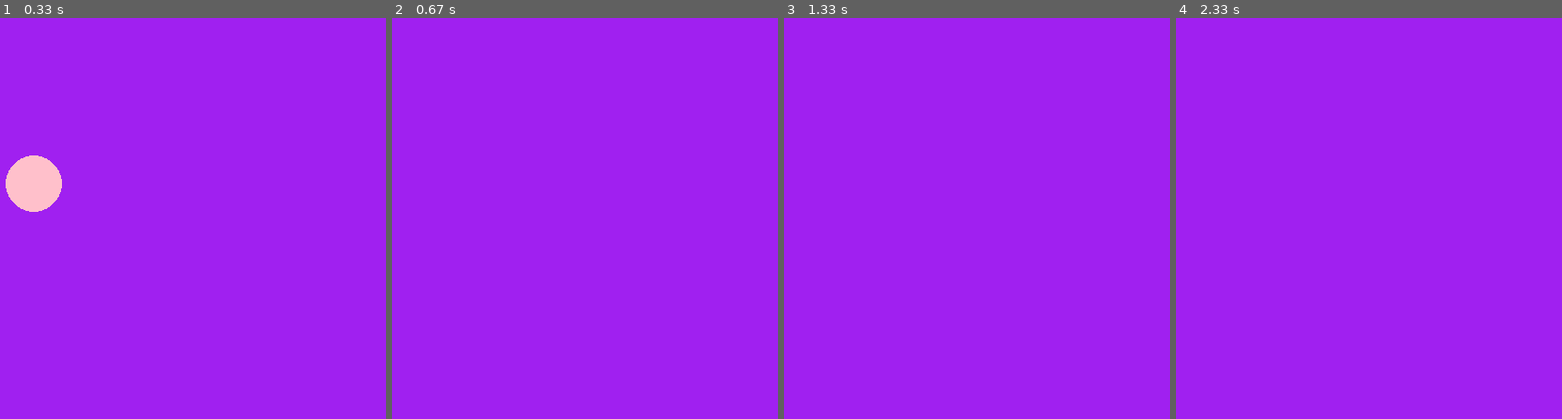
Above: before the commit, frames 1-4 (left to right).
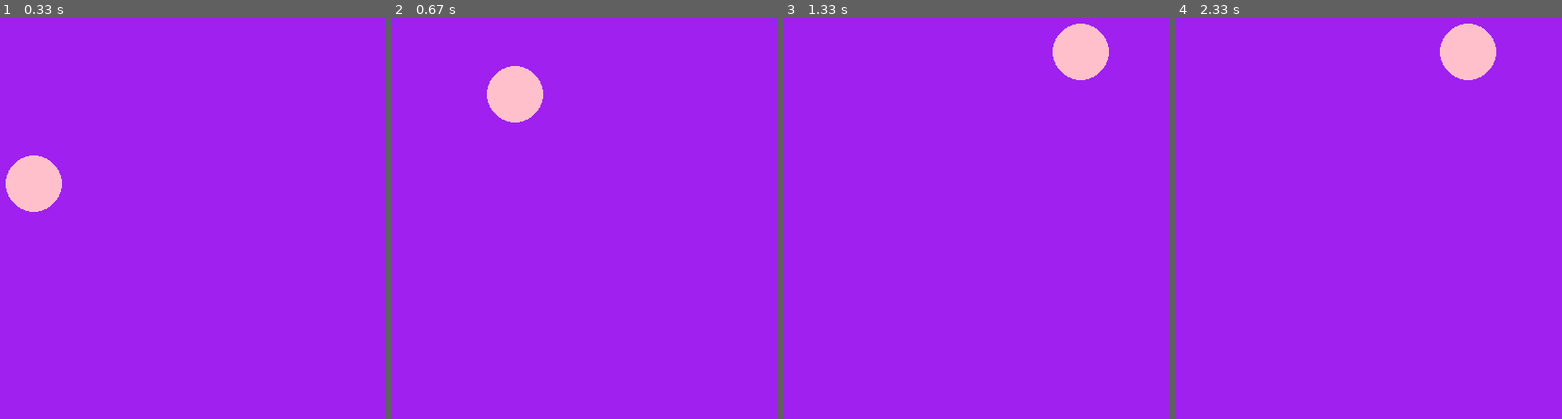
Above: after the commit, the same moments.

Repository: Romaric250/py-game
Game: pygame game, started from app.py
Same seed, same stepped clock (60 frames per second), same inputs: the game is played once before the commit and once after it.
Inputs:
- Up to frame 1 (0.33 s): no input
- Up to frame 2 (0.67 s): hold M from 0.33 s (still down); hold D from 0.33 s (still down)
- Up to frame 3 (1.33 s): release M at 0.8 s; release D at 0.8 s; hold D 0.83-1.3 s
- Up to frame 4 (2.33 s): hold D 1.33-1.8 s; hold A from 1.83 s (still down)

Frame 1 is identical in both runs. In frame 2, 1.6% of the frame differs, in the area x 24-40%, y 11-27%; in frame 3, 1.6%; in frame 4, 1.6%.

Commit message:
added some key press functionalitites

Diff:
--- a/app.py
+++ b/app.py
@@ -22,7 +22,15 @@
     keys = pygame.key.get_pressed()
 
     if keys[pygame.K_m]:
-        position_item.y -= 300
+        position_item.y -= 5
+    if keys[pygame.K_s]:
+        position_item.y +=5
+    if keys[pygame.K_a]:
+        position_item.x -=5
+    if keys[pygame.K_d]:
+        position_item.x += 5
+    if keys[pygame.K_DELETE]:
+        pygame.quit()
 
 
 
@@ -30,4 +38,4 @@
 
     pygame.display.flip()
     clock.tick(60)
-pygame.quit
+pygame.quit()
